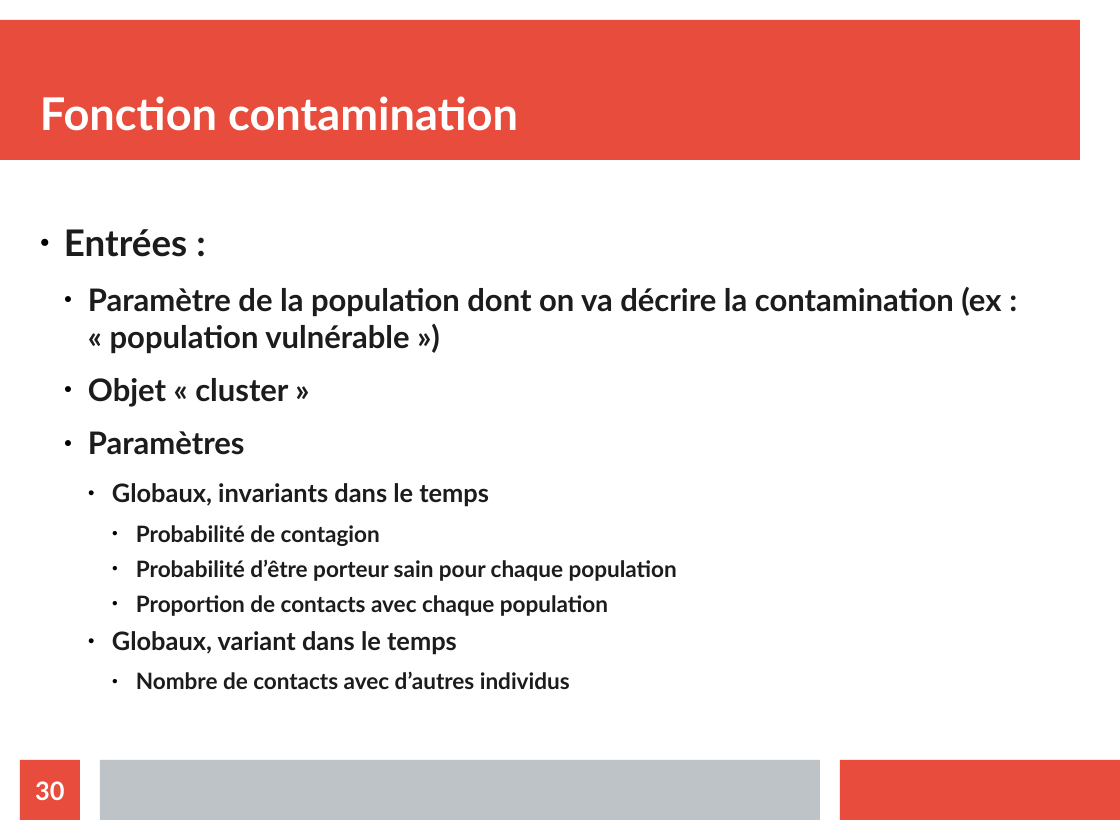
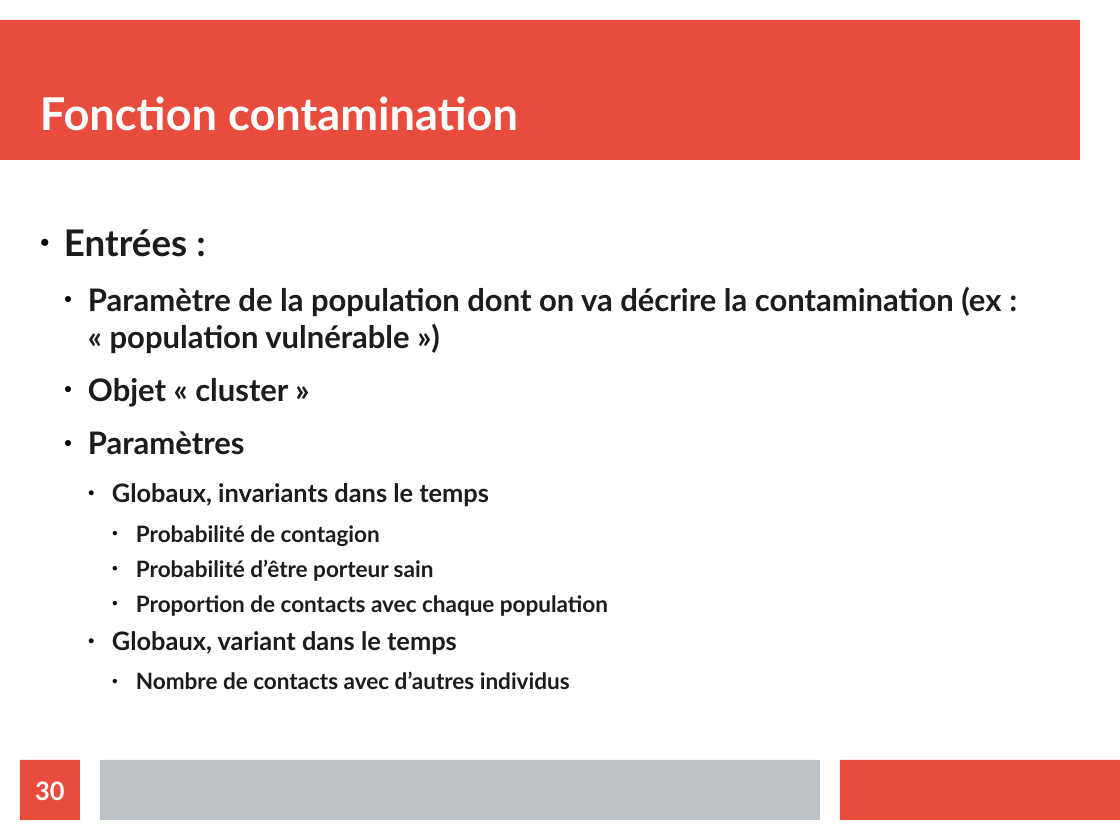
Before and after one commit to ludovicth/covid-19, a slide deck: slide 30 of Réflexions épidémie.odp. Drawn at 1120x840 pixels with LibreOffice and Linux fonts; fonts in the diff are those of the drawing. Boxes give left, top, right and bottom in pixels: in the first picture for what was removed or moved away, otherwise in the second. Text is boxed around its words. In the diff, an @@ line names an element or a change of style, - is before the commit and + after.

```diff
--- a/Réflexions épidémie.odp
+++ b/Réflexions épidémie.odp
@@ text at (x1=136, y1=560, x2=434, y2=581): text changed @@
-      ● Probabilité d’être porteur sain pour chaque population
+      ● Probabilité d’être porteur sain
```
Also in this commit, not shown: 7 other slides changed.
